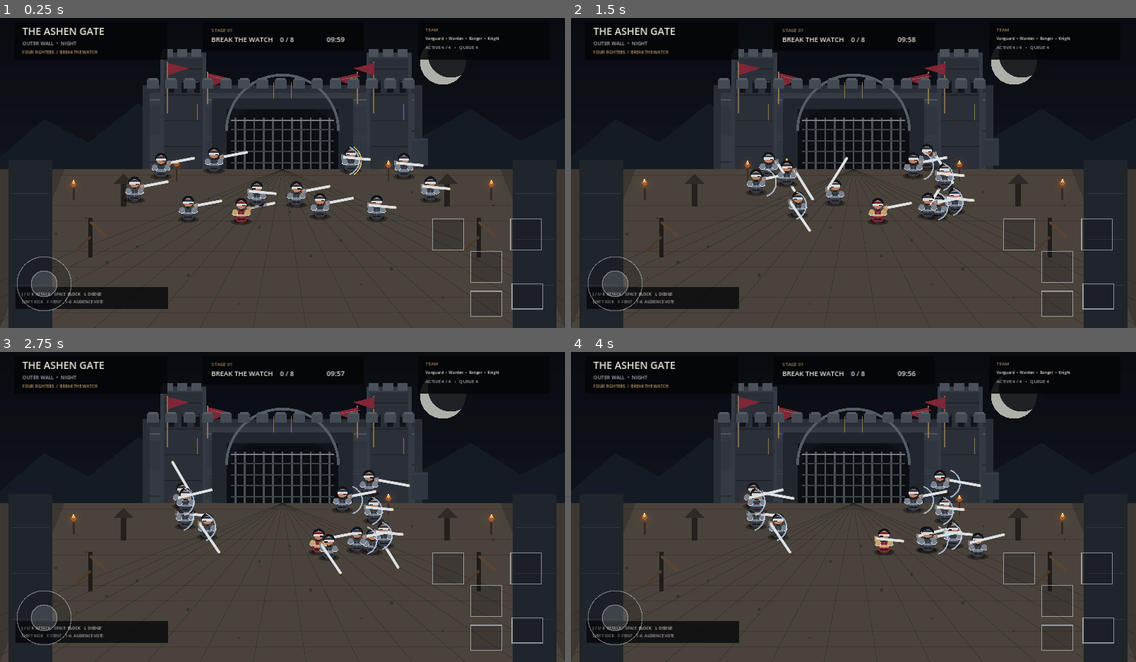
Above: before the commit, frames 1-4 (two rows, left to right).
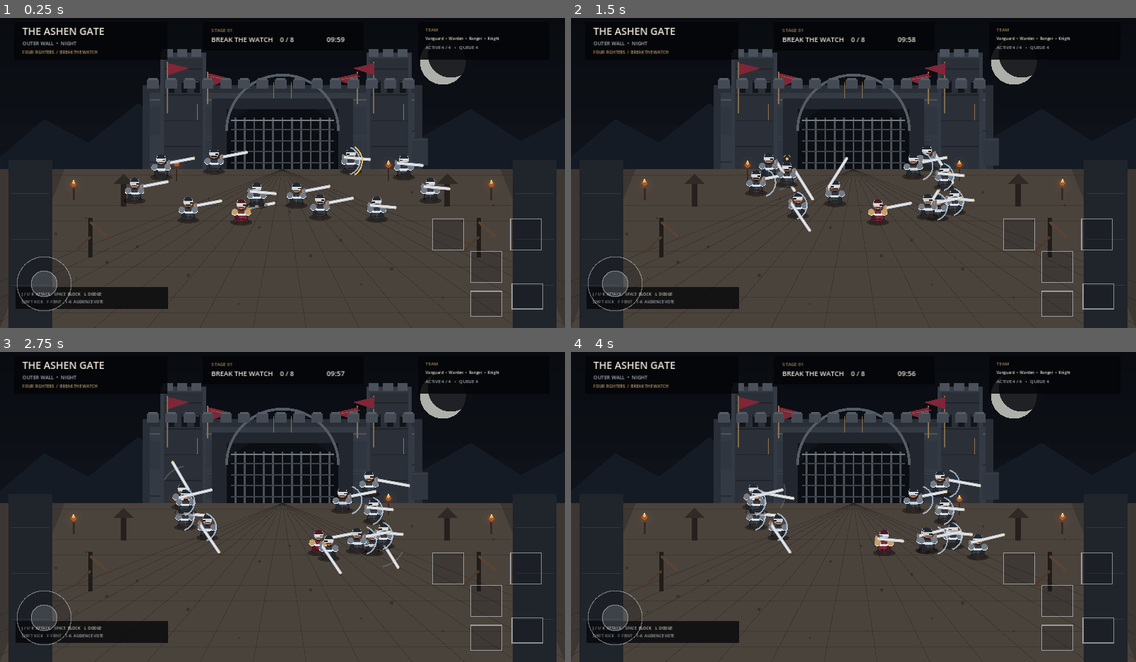
Above: after the commit, the same moments.

Repository: iiils3/arena-stream
Game: Godot game, scene res://scenes/stages/stage_run.tscn
The game is run twice, just before and just after one commit, with the same random seed, the same clock (stepped at 60 frames per second) and the same inputs.
Inputs (mouse positions are in pixels of both pictures, inside the frame that each line leads up to):
- Up to frame 1 (0.25 s): no input
- Up to frame 2 (1.5 s): tap Enter at 0.5 s; move the mouse to (977, 154) at 0.52 s; hold Right (ui_right) 0.53-1.25 s; hold L 0.53-1.25 s; click (977, 154) at 0.67 s; tap Space at 0.77 s; drag from (740, 185) to (825, 231) at 1.27 s
- Up to frame 3 (2.75 s): move the mouse to (339, 432) at 2.02 s; hold Right (ui_right) from 2.03 s (still down); tap I at 2.1 s
- Up to frame 4 (4 s): release Right (ui_right) at 2.75 s; drag from (825, 565) to (684, 454) at 2.77 s; move the mouse to (1023, 550) at 3.52 s; hold Left (ui_left) from 3.53 s (still down); tap Shift at 3.6 s; tap Space at 3.77 s

The runs differ from the first frame. In frame 1, 1.1% of the frame differs, in the area x 22-80%, y 41-67%; in frame 2, 1.0%; in frame 3, 1.0%; in frame 4, 1.0%.

Commit message:
Polish medieval fighter presentation and combat readability

Diff:
--- a/godot/scripts/combat/melee_fighter.gd
+++ b/godot/scripts/combat/melee_fighter.gd
@@ -358,67 +358,102 @@
     return clampf(elapsed / attack_total, 0.0, 1.0)
 
 func _draw() -> void:
-    var primary := Color("#7d2536") if is_player else Color("#343b46")
-    var secondary := Color("#c4a46c") if is_player else Color("#78818d")
-    var steel := Color("#d4d8dc")
+    var primary := Color("#7f2637") if is_player else Color("#343a43")
+    var primary_dark := Color("#4d1724") if is_player else Color("#222830")
+    var metal := Color("#c7cbd0")
+    var metal_high := Color("#eef0f1")
+    var leather := Color("#2a211d")
+    var skin := Color("#b98063")
     var shadow := Color("#11151b")
-    var leather := Color("#241c1a")
-
-    # Ground contact.
-    draw_ellipse(Vector2(0, 29), Vector2(36, 11), Color(0, 0, 0, 0.34))
-
-    # Legs and boots.
-    draw_line(Vector2(-11, 10), Vector2(-19, 31), shadow, 11.0, true)
-    draw_line(Vector2(11, 10), Vector2(19, 31), shadow, 11.0, true)
-    draw_line(Vector2(-20, 30), Vector2(-8, 30), leather, 7.0, true)
-    draw_line(Vector2(8, 30), Vector2(20, 30), leather, 7.0, true)
-
-    # Layered torso armor.
+    var accent := Color("#c5a16a") if is_player else Color("#727b86")
+
+    # Contact shadow and a restrained directional silhouette.
+    draw_ellipse(Vector2(0, 31), Vector2(38, 11), Color(0, 0, 0, 0.38))
+
+    # Boots, greaves and split stance.
+    draw_line(Vector2(-11, 9), Vector2(-20, 31), shadow, 12.0, true)
+    draw_line(Vector2(11, 9), Vector2(20, 31), shadow, 12.0, true)
+    draw_line(Vector2(-20, 27), Vector2(-20, 31), metal, 4.0, true)
+    draw_line(Vector2(20, 27), Vector2(20, 31), metal, 4.0, true)
+    draw_line(Vector2(-24, 31), Vector2(-7, 31), leather, 8.0, true)
+    draw_line(Vector2(7, 31), Vector2(24, 31), leather, 8.0, true)
+
+    # Layered tunic and torso plate.
     draw_colored_polygon(PackedVector2Array([
-        Vector2(-18, -8), Vector2(18, -8), Vector2(23, 20),
-        Vector2(11, 30), Vector2(-11, 30), Vector2(-23, 20)
+        Vector2(-19, -9), Vector2(19, -9), Vector2(24, 18),
+        Vector2(12, 29), Vector2(-12, 29), Vector2(-24, 18)
+    ]), primary_dark)
+    draw_colored_polygon(PackedVector2Array([
+        Vector2(-16, -8), Vector2(16, -8), Vector2(19, 18),
+        Vector2(10, 25), Vector2(-10, 25), Vector2(-19, 18)
     ]), primary)
-    draw_rect(Rect2(-16, 4, 32, 8), secondary)
-    draw_line(Vector2(0, -5), Vector2(0, 26), Color(1, 1, 1, 0.18), 2.0)
-    draw_rect(Rect2(-13, 18, 26, 5), leather)
-
-    # Pauldrons.
-    draw_circle(Vector2(-21, -3), 10, secondary)
-    draw_circle(Vector2(21, -3), 10, secondary)
-    draw_arc(Vector2(-21, -3), 11, PI * 0.1, PI * 0.9, 12, steel, 2.0)
-    draw_arc(Vector2(21, -3), 11, PI * 0.1, PI * 0.9, 12, steel, 2.0)
-
-    # Head, neck and helmet.
-    draw_rect(Rect2(-7, -18, 14, 9), leather)
-    draw_circle(Vector2(0, -30), 16, Color("#b97f62"))
-    draw_arc(Vector2(0, -31), 17, PI, TAU, 18, shadow, 8.0)
-    draw_rect(Rect2(-17, -33, 34, 8), steel)
-    draw_rect(Rect2(-14, -40, 28, 7), primary)
-    draw_line(Vector2(-12, -28), Vector2(12, -28), steel, 3.0)
-    draw_rect(Rect2(4 * facing, -27, 11 * facing, 3), shadow)
-
-    # Weapon hand and guard.
-    draw_circle(Vector2(25 * facing, -18), 7, Color("#b97f62"))
+    draw_rect(Rect2(-15, 1, 30, 8), metal, true)
+    draw_line(Vector2(-14, 5), Vector2(14, 5), metal_high, 2.0)
+    draw_rect(Rect2(-13, 18, 26, 6), leather, true)
+    draw_line(Vector2(0, -3), Vector2(0, 25), Color(1, 1, 1, 0.13), 2.0)
+
+    # Shoulder armor with layered rims.
+    draw_circle(Vector2(-22, -4), 11, accent)
+    draw_circle(Vector2(22, -4), 11, accent)
+    draw_arc(Vector2(-22, -4), 11, PI * 0.1, PI * 0.92, 16, metal_high, 2.0)
+    draw_arc(Vector2(22, -4), 11, PI * 0.08, PI * 0.90, 16, metal_high, 2.0)
+
+    # Neck, face and enclosed medieval helm.
+    draw_rect(Rect2(-7, -18, 14, 10), leather, true)
+    draw_circle(Vector2(0, -30), 16, skin)
+    draw_colored_polygon(PackedVector2Array([
+        Vector2(-17, -31), Vector2(-13, -43), Vector2(0, -48),
+        Vector2(13, -43), Vector2(17, -31), Vector2(12, -22),
+        Vector2(-12, -22)
+    ]), metal)
+    draw_colored_polygon(PackedVector2Array([
+        Vector2(-15, -34), Vector2(-11, -44), Vector2(0, -48),
+        Vector2(11, -44), Vector2(15, -34)
+    ]), primary_dark)
+    draw_rect(Rect2(-16, -31, 32, 7), metal, true)
+    draw_line(Vector2(-13, -29), Vector2(13, -29), metal_high, 2.0)
+    draw_line(Vector2(5 * facing, -27), Vector2(15 * facing, -27), shadow, 4.0)
+    draw_line(Vector2(-9, -20), Vector2(9, -20), leather, 3.0)
+
+    # Rear cloth tail gives movement even before full animation assets arrive.
+    draw_colored_polygon(PackedVector2Array([
+        Vector2(-13 * facing, 5), Vector2(-25 * facing, 18),
+        Vector2(-17 * facing, 30), Vector2(-7 * facing, 15)
+    ]), primary_dark)
+
+    # Weapon hand, guard, blade and blade highlight.
+    draw_circle(Vector2(25 * facing, -18), 7, skin)
     var angle := deg_to_rad(-8.0 * facing)
     if attack != null:
         angle = _current_attack_angle()
     var local_tip := _weapon_tip_at(angle)
-    draw_line(Vector2(27 * facing, -18), local_tip, steel, 8.0, true)
-    draw_line(Vector2(27 * facing, -18), local_tip, Color("#f3f0e8", 0.55), 2.0, true)
-    var guard_center := Vector2(30 * facing, -18)
-    draw_line(guard_center + Vector2(0, -8), guard_center + Vector2(0, 8), secondary, 5.0, true)
-    draw_circle(local_tip, 3.0, Color("#f0d38a", 0.8))
-
-    # Defensive read.
+    var hand := Vector2(27 * facing, -18)
+    var blade_dir := (local_tip - hand).normalized()
+    draw_line(hand, local_tip, metal, 9.0, true)
+    draw_line(hand + blade_dir * 3.0, local_tip, metal_high, 2.0, true)
+    draw_circle(hand, 4.0, accent)
+    draw_line(hand + Vector2(0, -9), hand + Vector2(0, 9), accent, 5.0, true)
+    draw_circle(local_tip, 3.0, Color("#f1d28b", 0.85))
+
+    # Motion trail makes the attack read immediately on a small screen.
+    if state == State.ACTIVE or state == State.WINDUP:
+        var trail_color := Color("#e7c47e", 0.26) if is_player else Color("#c7ccd2", 0.20)
+        var trail_radius := attack.reach * 0.78 if attack else 68.0
+        draw_arc(Vector2(18 * facing, -17), trail_radius, angle - 0.55, angle + 0.38, 20, trail_color, 5.0)
+
+    # Guard/parry read.
     if state == State.BLOCK:
-        draw_arc(Vector2(20 * facing, -5), 48, -1.25, 1.25, 24, Color(0.78, 0.86, 0.95, 0.72), 5.0)
+        draw_arc(Vector2(18 * facing, -5), 48, -1.25, 1.25, 24, Color(0.78, 0.86, 0.95, 0.70), 5.0)
         if parry_clock > 0.0:
-            draw_arc(Vector2(20 * facing, -5), 55, -1.0, 1.0, 20, Color(0.92, 0.78, 0.45, 0.9), 4.0)
+            draw_arc(Vector2(18 * facing, -5), 56, -1.0, 1.0, 20, Color(0.94, 0.76, 0.40, 0.95), 5.0)
     elif counter_armed:
-        draw_arc(Vector2(0, -28), 23, 0.15, PI - 0.15, 18, Color(0.85, 0.72, 0.4, 0.8), 3.0)
-
+        draw_arc(Vector2(0, -29), 25, 0.12, PI - 0.12, 20, Color(0.90, 0.74, 0.37, 0.9), 4.0)
+
+    # Hit / stagger feedback.
     if state == State.STAGGER:
-        draw_circle(Vector2(0, -55), 4.0, Color("#e2b24e"))
+        draw_circle(Vector2(0, -57), 5.0, Color("#e4b24f"))
+        draw_line(Vector2(-12, -63), Vector2(-5, -70), Color("#f2d17f"), 2.0)
+        draw_line(Vector2(12, -63), Vector2(5, -70), Color("#f2d17f"), 2.0)
 
 func draw_ellipse(center: Vector2, radius: Vector2, color: Color) -> void:
     var points := PackedVector2Array()
